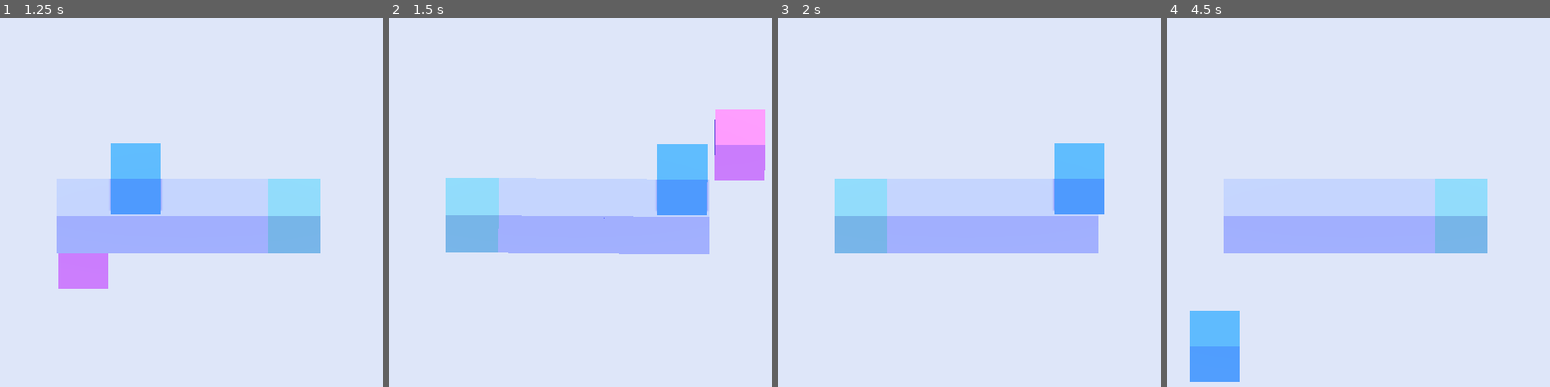
Above: before the commit, frames 1-4 (left to right).
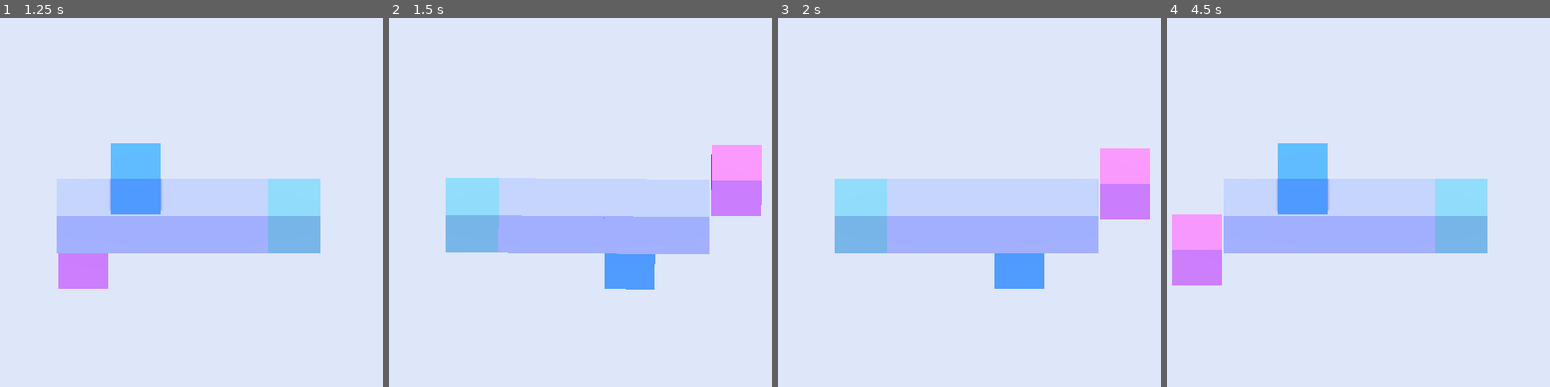
Above: after the commit, the same moments.

Repository: AmyE123/Blocky-Road-Godot
Game: Godot game, scene res://Main.tscn
Two runs of this game, one before a commit and one after it. Both use one fixed random seed, a clock stepped at 60 frames per second and the inputs below.
Inputs:
- Up to frame 1 (1.25 s): tap Enter at 0.5 s; hold Right (move_right) from 0.53 s (still down)
- Up to frame 2 (1.5 s): tap Space (flip_map) at 1.25 s; release Right (move_right) at 1.28 s; hold Left (move_left) from 1.28 s (still down)
- Up to frame 3 (2 s): keep holding Left (move_left)
- Up to frame 4 (4.5 s): release Left (move_left) at 2.03 s; hold Right (move_right) 2.03-3.53 s; hold Left (move_left) from 3.53 s (still down); tap Space (flip_map) at 4.15 s

Frame 1 is identical in both runs. In frame 2, 7.7% of the frame differs, in the area x 56-99%, y 24-74%; in frame 3, 6.1%; in frame 4, 7.6%.

Commit message:
work in progress physics fix

Diff:
--- a/Project/Levels/Level.gd
+++ b/Project/Levels/Level.gd
@@ -1,6 +1,6 @@
 extends Node
-enum Side {BLUE, RED}
-export var level_side = Side.BLUE
+enum Side {UP, DOWN}
+export var level_side = Side.UP
 export var rotate_toggle = false
 export var rotating = false
 
@@ -9,6 +9,7 @@
 export var num_completed_players = 0
 
 func _physics_process(delta):
+
 	if(rotate_toggle):
 		_lerp_rotate_obj(z_rot, delta, $Pivot)
 	else:
@@ -22,7 +23,7 @@
 func _input(event):
 	if(event.is_action_pressed("flip_map")):
 		rotate_toggle = !rotate_toggle
-		level_side = Side.RED if level_side == Side.BLUE else Side.BLUE
+		level_side = Side.DOWN if level_side == Side.UP else Side.UP
 
 func _lerp_rotate_obj(degree, delta, object):
 	object.rotation.z = lerp_angle($Pivot.rotation.z, deg2rad(degree), 20 * delta)
--- a/Project/Players/Player.gd
+++ b/Project/Players/Player.gd
@@ -1,14 +1,13 @@
 extends KinematicBody
 
-enum Side {BLUE, RED}
+enum Side {UP, DOWN}
 
-export var fall_acceleration = 100
+export var fall_acceleration = 1
 export var is_moving = false
-export var is_moving_2 = false
 export var number_of_spaces = 2
 export var player_color = Color(1, 0, 0)
-export var player_side = Side.BLUE
-export var current_level_side = Side.BLUE
+export var player_side = Side.UP
+export var current_level_side = Side.UP
 
 export var completed_level = false
 var velocity = Vector3.ZERO
@@ -25,19 +24,13 @@
 	current_level_side = get_parent().get_parent().get("level_side")
 	is_rotating = get_parent().get("is_rotating")
 
-	if(player_side == Side.BLUE):
-		velocity.y -= fall_acceleration * delta
-		velocity = move_and_slide(velocity, Vector3.UP)
-
-#	if(velocity.y <= -10):
-#		print("Fall")
-
-	if(player_side == Side.RED):
-		velocity.y += fall_acceleration * delta
-		velocity = move_and_slide(velocity, Vector3.DOWN)
-
-#		if(velocity.y >= 10):
-#			print("Fall")
+	if(player_side != current_level_side):
+		$Pivot/Character.set_physics_process(false)
+	else:
+		if(!is_rotating):
+			$Pivot/Character.set_physics_process(true)
+			velocity.y -= fall_acceleration * delta
+			velocity = move_and_slide(velocity, Vector3.UP)
 
 	for index in get_slide_count():
 		var collision = get_slide_collision(index)
